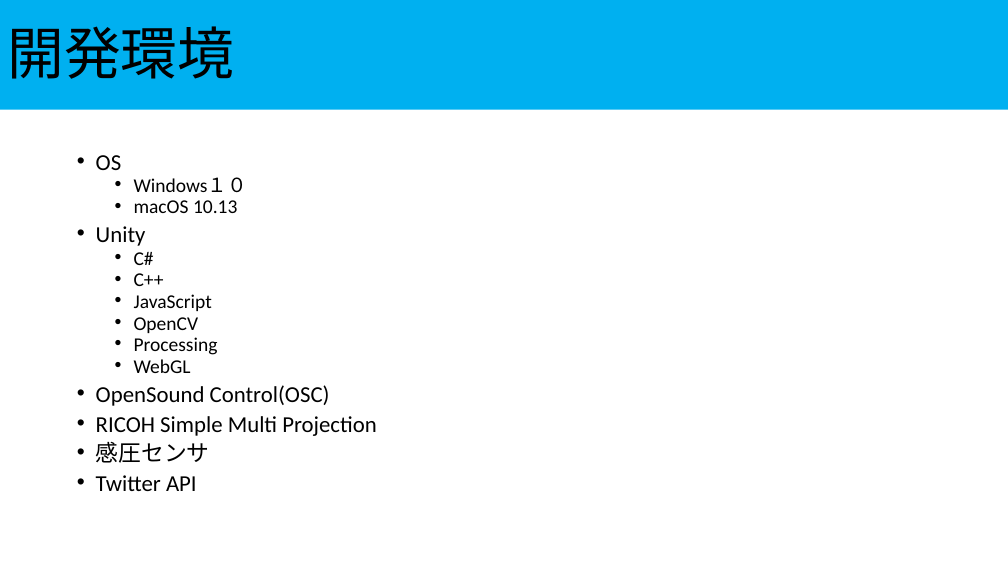
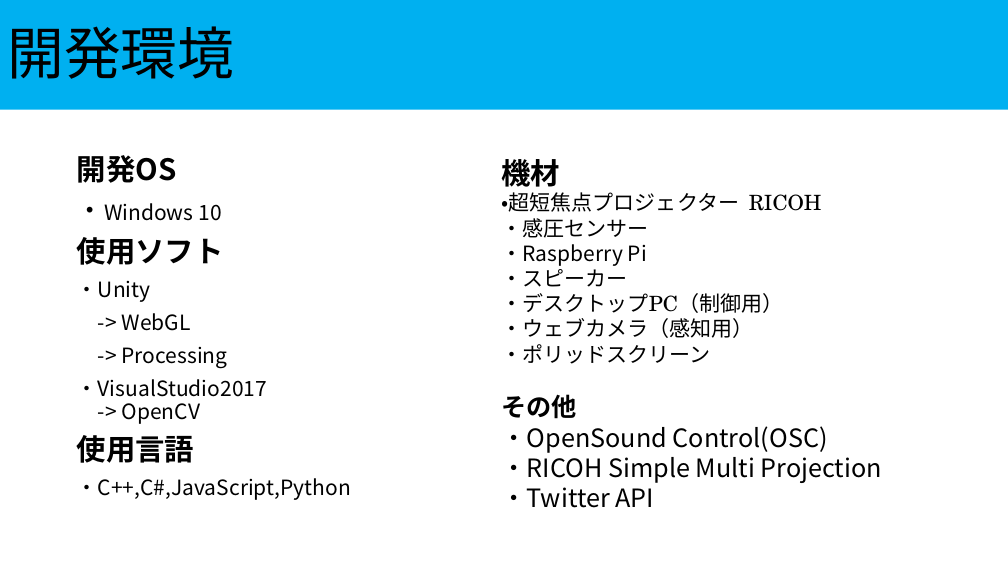
Before and after one commit to TNCT-SYSKEN/HackUinOsaka, a slide deck: slide 9 of 予選資料/HackUinOsaka予選資料.pptx. Drawn at 1008x567 pixels with LibreOffice and Linux fonts; fonts in the diff are those of the drawing. Boxes give left, top, right and bottom in pixels: in the first picture for what was removed or moved away, otherwise in the second. Text is boxed around its words. In the diff, an @@ line names an element or a change of style, - is before the commit and + after.

Commit message:
終わったver1

```diff
--- a/予選資料/HackUinOsaka予選資料.pptx
+++ b/予選資料/HackUinOsaka予選資料.pptx
@@ text at (77,155,351,500): text changed; size 21.7 to 20 pt; font Calibri to Noto Sans CJK JP @@
-• OS
-  • Windows１０
-  • macOS 10.13
-• Unity
-  • C#
-  • C++
-  • JavaScript
-  • OpenCV
-  • Processing
-  • WebGL
-• OpenSound Control(OSC)
-• RICOH Simple Multi Projection
-• 感圧センサ
-• Twitter API
+開発OS
+・Windows 10
+使用ソフト
+・Unity
+-> WebGL
+-> Processing
+・VisualStudio2017
+-> OpenCV
+使用言語
+・C++,C#,JavaScript,Python
@@ text added at (502,159,882,508), 20 pt, text #000000 @@
+機材
+・超短焦点プロジェクター RICOH
+・感圧センサー
+・Raspberry Pi
+・スピーカー
+・デスクトップPC（制御用）
+・ウェブカメラ（感知用）
+・ポリッドスクリーン
+その他
+・OpenSound Control(OSC)
+・RICOH Simple Multi Projection
+・Twitter API
```
